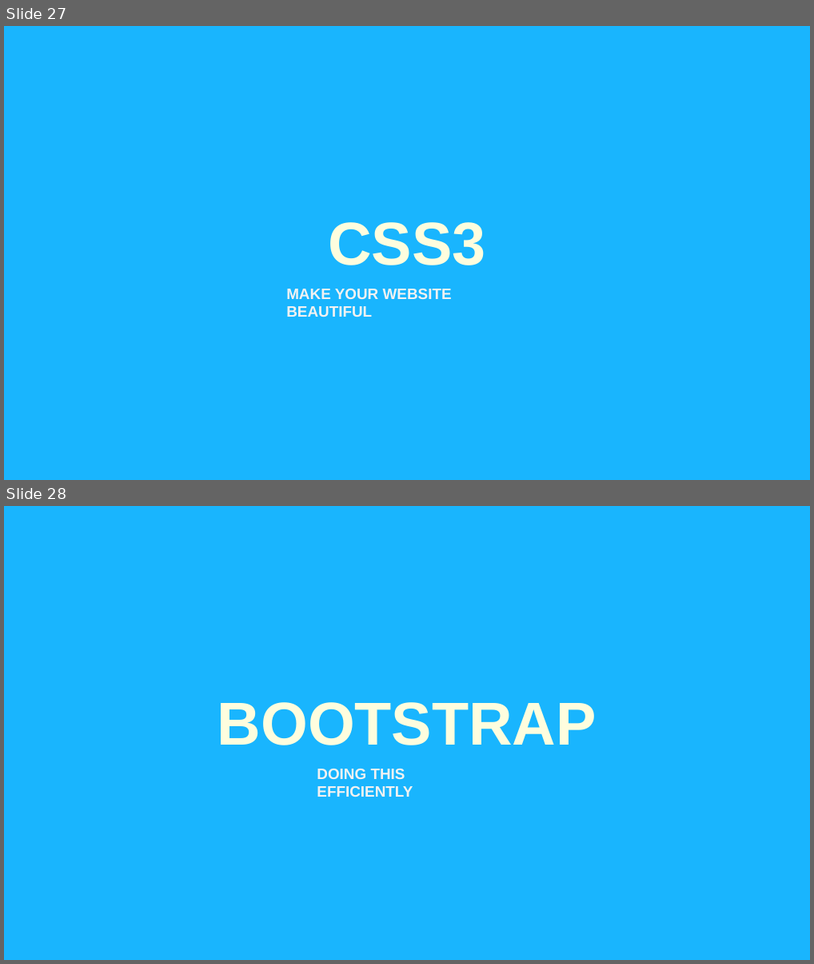
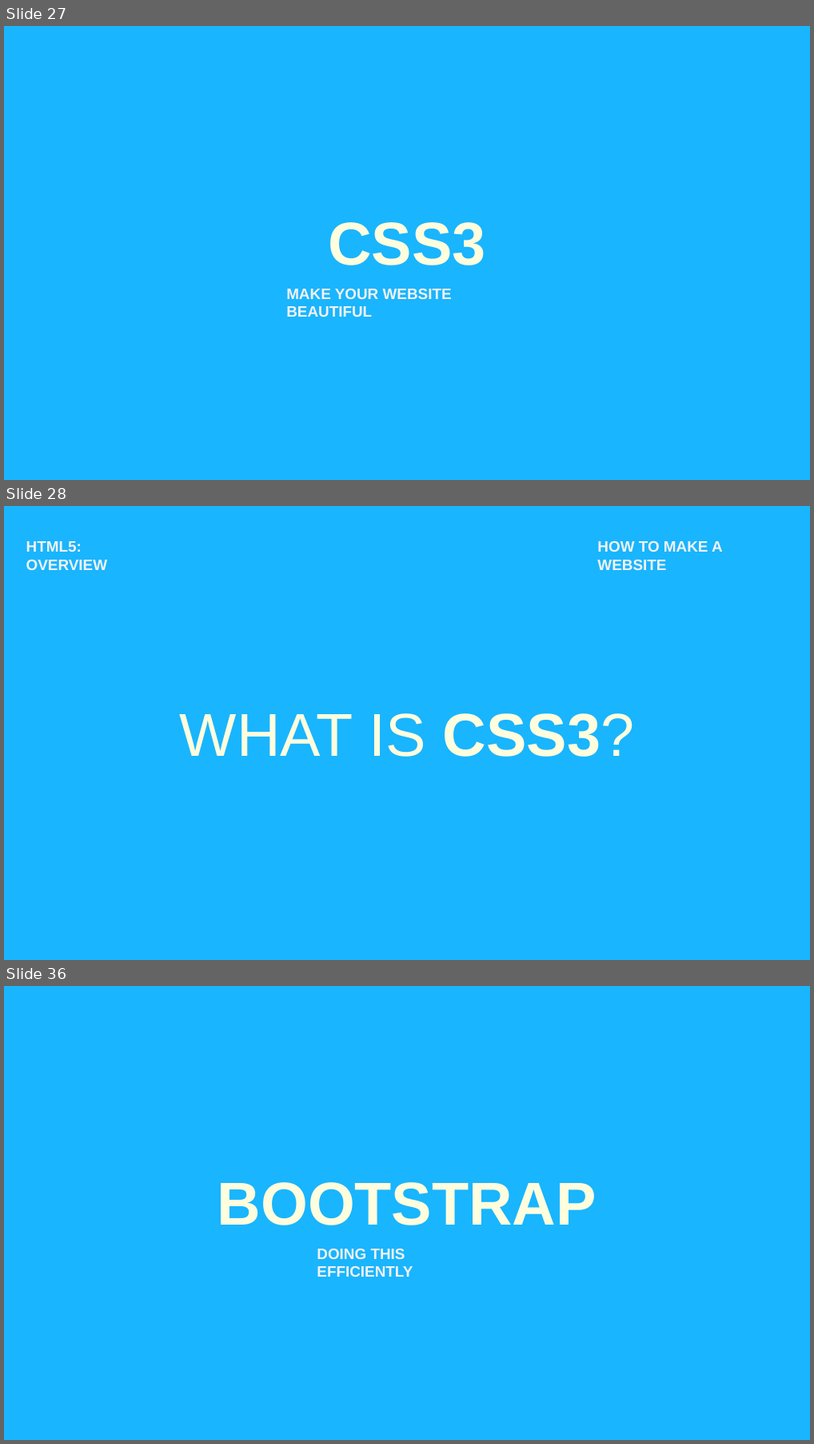
Before and after one commit to nimus0108/CodeDay-Spring, a slide deck: Presentation/How to Make a Website.pptx. Shown one above the other, each under a label of ours: slides 27 and 28 before the commit, slides 27, 28 and 36 after it; the slides between them are not shown. The pictures are 814x964 and 814x1444 pixels, drawn with LibreOffice and Linux fonts; fonts in the diff are those of the drawing. Boxes give left, top, right and bottom in pixels: in the first picture for what was removed or moved away, otherwise in the second. Text is boxed around its words. In the diff, an @@ line names an element or a change of style, - is before the commit and + after.

```diff
--- a/Presentation/How to Make a Website.pptx
+++ b/Presentation/How to Make a Website.pptx
@@ slide 28 added at [4,506,810,960], background #19B5FE @@
@@ text added at [26,541,107,570], 18 pt, text #F2F2F2, bold @@
+HTML5: OVERVIEW
@@ text added at [598,541,723,570], 18 pt, text #F2F2F2, bold @@
+HOW TO MAKE A WEBSITE
@@ title added at [180,713,635,756], 72 pt, text #FEFDDE @@
+WHAT IS CSS3?
@@ what was slide 28 is now slide 36 @@
```
Also in this commit, not shown: 7 other slides added.
